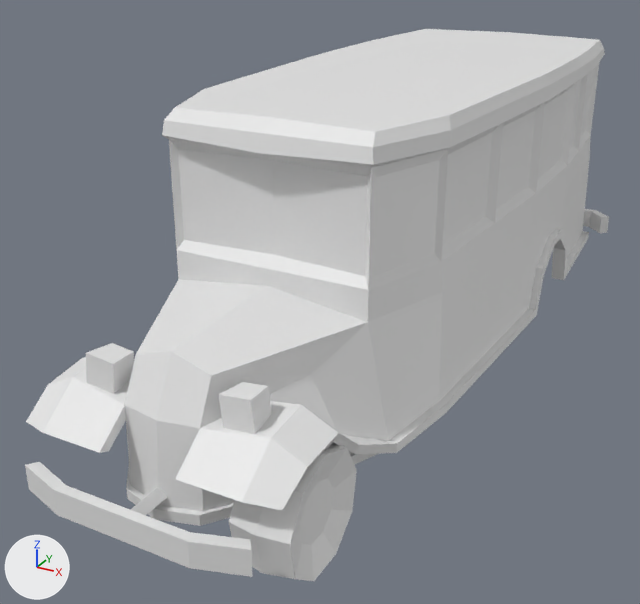
One commit to the FBX model Assets/Models/bus.fbx: the scene before it, then after it.
Both versions are drawn from a 50 mm lens placed at (3.16, -6.58, 3.85), pointed at (-0.32, -0.24, 0.68). Arrows for +X, +Y and +Z are at lower left; the lights stay in place.

In view in the first picture: 'Bus', 'Circle'.
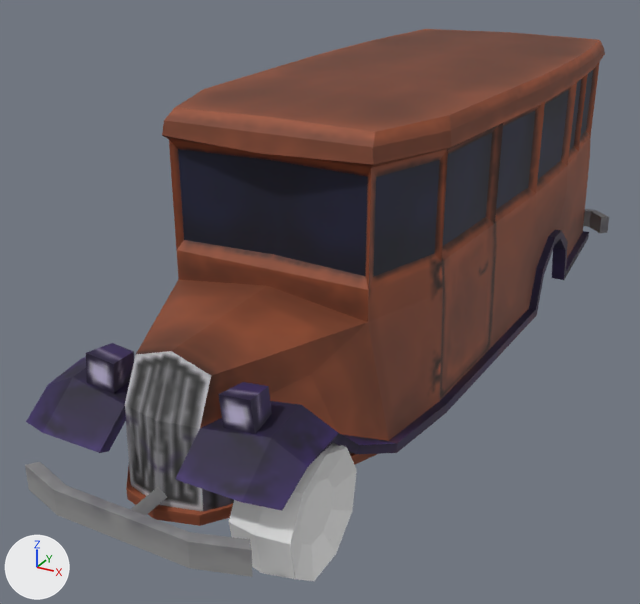
Location of each change, (x1, y1, x2, y2) in pixels of the pictures (640 x 604 px):
'Bus', recoloured: (25, 29, 609, 577) in both

Diff of the bpy script that builds the scene:
```diff
--- a/Assets/Models/bus.fbx.py
+++ b/Assets/Models/bus.fbx.py
@@ img_bustexture_png @@
+img_bustexture_png = load_image('busTexture.png', 'Textures/busTexture.png', 256, 256, 'sRGB')
@@ mat_material @@
+mat_material = principled_material('Material')
+mat_material.texture = img_bustexture_png  # with its transparency
+mat_material.roughness = 0.69
@@ me_cube_001 @@
 me_cube_001.from_pydata(...)  # 408 vertices, 346 faces; spans x -1.36..1.36, y -3.34..3.84, z 0.39..2.7
+me_cube_001.materials.append(mat_material)  # picture img_bustexture_png
```
